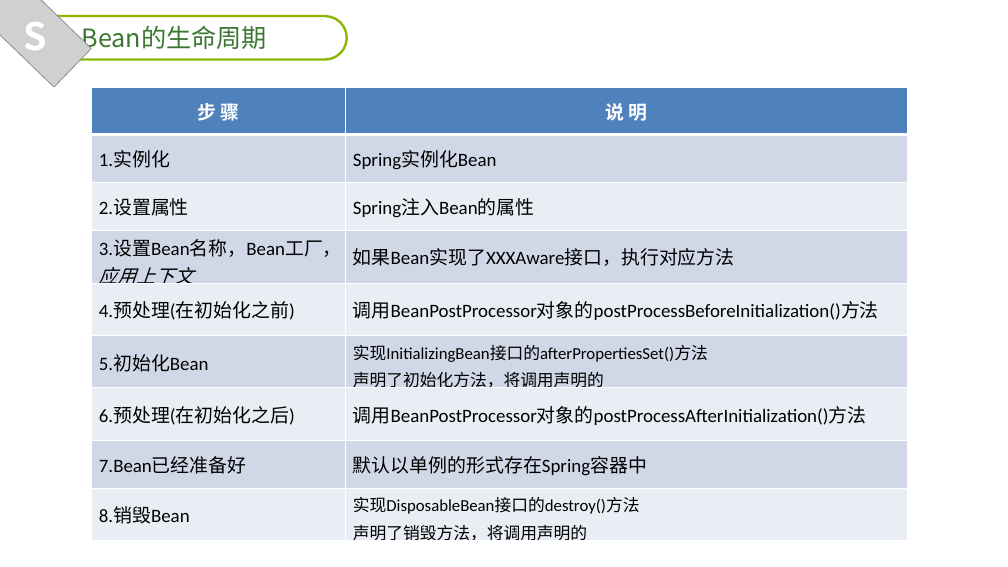
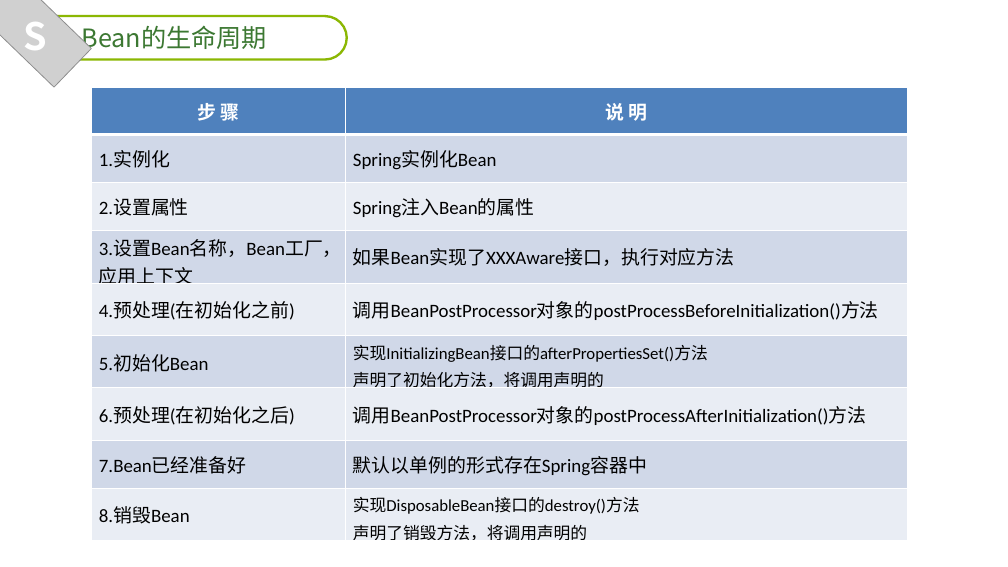
Before and after one commit to edu2act/course-spring, a slide deck: slide 17 of ch02-Spring-Bean's-Lifecycle/ch02-slide-Spring-Bean's-Lifecycle.pptx. Drawn at 1008x567 pixels with LibreOffice and Linux fonts; fonts in the diff are those of the drawing; grey boxes stand for pictures; background and template pictures are left out. Boxes give left, top, right and bottom in pixels: in the first picture for what was removed or moved away, otherwise in the second. Text is boxed around its words. In the diff, an @@ line names an element or a change of style, - is before the commit and + after.

```diff
--- a/ch02-Spring-Bean's-Lifecycle/ch02-slide-Spring-Bean's-Lifecycle.pptx
+++ b/ch02-Spring-Bean's-Lifecycle/ch02-slide-Spring-Bean's-Lifecycle.pptx
@@ table at (91,87,907,544) @@
@@ italic off in "3.设置Bean名称，Bean工厂，应用上下文" @@
```
Also in this commit, not shown: 1 other slide changed, 1 other file.
